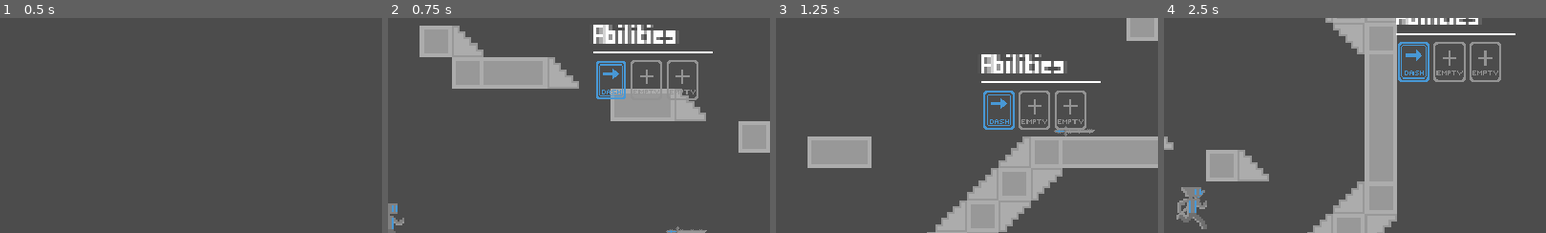
Above: before the commit, frames 1-4 (left to right).
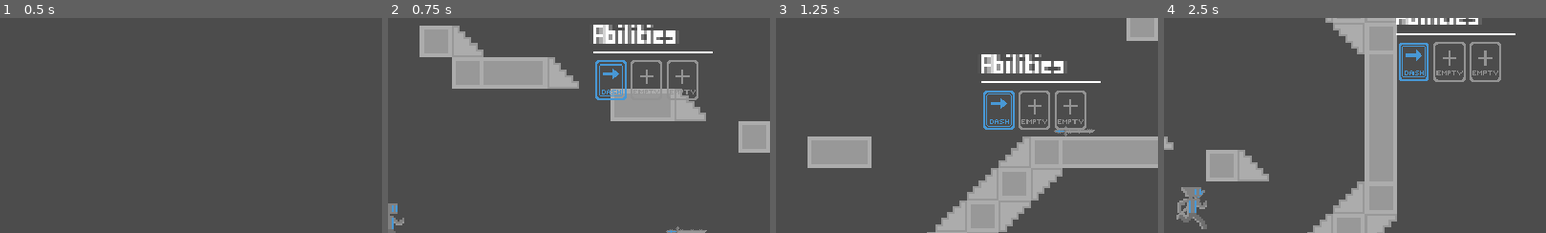
Above: after the commit, the same moments.

Repository: LQR471814/Machine
Game: Godot game, scene res://Menu.tscn
Same seed, same stepped clock (60 frames per second), same inputs: the game is played once before the commit and once after it.
Inputs:
- Up to frame 1 (0.5 s): no input
- Up to frame 2 (0.75 s): click "Singleplayer" at 0.5 s
- Up to frame 3 (1.25 s): no input
- Up to frame 4 (2.5 s): hold Ctrl (dash) 1.28-2.03 s; hold Right (ui_right) from 1.28 s (still down); tap Up (ui_up) at 1.52, 2.27 s; tap Ctrl (dash) at 2.1 s
The pictures show only the part of the screen within x 50-100%, y 4-54%; the shares and areas given below are measured in that part.

Frame 1 is identical in both runs. In frame 2, 0.3% of the frame differs, in the area x 54-63%, y 19-39%; in frame 3, 0.2%; in frame 4, 0.6%, in the area x 61-70%, y 11-30%.

Commit message:
Fixed up the holding animations a bit

Diff:
--- a/Client.tscn
+++ b/Client.tscn
@@ -407,7 +407,7 @@
 scale = Vector2( 0.5, 0.5 )
 frames = SubResource( 12 )
 animation = "DashReady"
-frame = 2
+frame = 1
 playing = true
 
 [node name="Empty_0" type="VBoxContainer" parent="Player/Cooldowns/Container/Cooldowns"]
--- a/items/Sword.tscn
+++ b/items/Sword.tscn
@@ -23,7 +23,7 @@
 script = ExtResource( 3 )
 scenePath = "res://items/Sword.tscn"
 spritePath = "res://assets/items/sword_0/Sword_0.png"
-held = true
+onBack = true
 durability = 100.0
 damage = 10.0
 
--- a/items/test.tscn
+++ b/items/test.tscn
@@ -23,6 +23,7 @@
 script = ExtResource( 3 )
 scenePath = "res://items/test.tscn"
 spritePath = "res://assets/items/test/test_item.png"
+held = true
 type = -1
 durability = -1.0
 damage = -1.0
--- a/maps/default/default.tscn
+++ b/maps/default/default.tscn
@@ -272,11 +272,8 @@
 
 [node name="Items" type="Node2D" parent="."]
 
-[node name="sword" parent="Items" instance=ExtResource( 1 )]
+[node name="Item" parent="Items" instance=ExtResource( 7 )]
+position = Vector2( -136, -1 )
+
+[node name="Item2" parent="Items" instance=ExtResource( 1 )]
 position = Vector2( 150, 4 )
-held = false
-onBack = true
-
-[node name="test_item" parent="Items" instance=ExtResource( 7 )]
-position = Vector2( -136, -1 )
-held = true
--- a/src/Player.gd
+++ b/src/Player.gd
@@ -102,8 +102,10 @@
 			if input != 0:
 				sprite.flip_h = input < 0
 
+			handItemSprite.flip_h = input < 0
 			if sprite.flip_h == true:
 				handItemSprite.position.x = handItemSprite.position.x * -1
+				handItemSprite.flip_h = true
 
 			sprite.animation = "Crouch"
 			sprite.playing = true
@@ -131,6 +133,7 @@
 						sprite.playing = false
 
 						if sprite.flip_h == true:
+							handItemSprite.flip_h = true
 							handItemSprite.position.x = handItemSprite.position.x * -1
 						handItemSprite.get_node("Animations").play("idle")
 
@@ -154,6 +157,8 @@
 					sprite.playing = true
 					animationPlayer.play("Run")
 
+					handItemSprite.flip_h = input < 0
+
 					if (input < 0) == true and motion.x != 0:
 						handItemSprite.position.x = handItemSprite.position.x * -1
 					handItemSprite.get_node("Animations").play("run")
@@ -172,11 +177,18 @@
 
 					sprite.flip_h = input < 0 #? Flip sprite according to direction
 					backItemSprite.flip_h = input < 0
+
 					if (input < 0) == true and motion.x != 0:
+						handItemSprite.flip_h = true
 						handItemSprite.position.x = handItemSprite.position.x * -1
+					else:
+						handItemSprite.flip_h = false
 				else:
 					if sprite.flip_h == true:
+						handItemSprite.flip_h = true
 						handItemSprite.position.x = handItemSprite.position.x * -1
+					else:
+						handItemSprite.flip_h = false
 
 				if motion.y + (GRAVITY * delta) < FALL_THRESH: #? Short fall
 					sprite.animation = "Run"
Binary file added: assets/sprites/weak_enemy/run/weak_enemy_run-0.png
Not shown, added: assets/sprites/weak_enemy/run/weak_enemy_run-0.png.import
Binary file added: assets/sprites/weak_enemy/run/weak_enemy_run-1.png
Not shown, added: assets/sprites/weak_enemy/run/weak_enemy_run-1.png.import
Binary file added: assets/sprites/weak_enemy/run/weak_enemy_run-2.png
Not shown, added: assets/sprites/weak_enemy/run/weak_enemy_run-2.png.import
Not shown, added: assets/sprites/weak_enemy/run/weak_enemy_run.pixil
